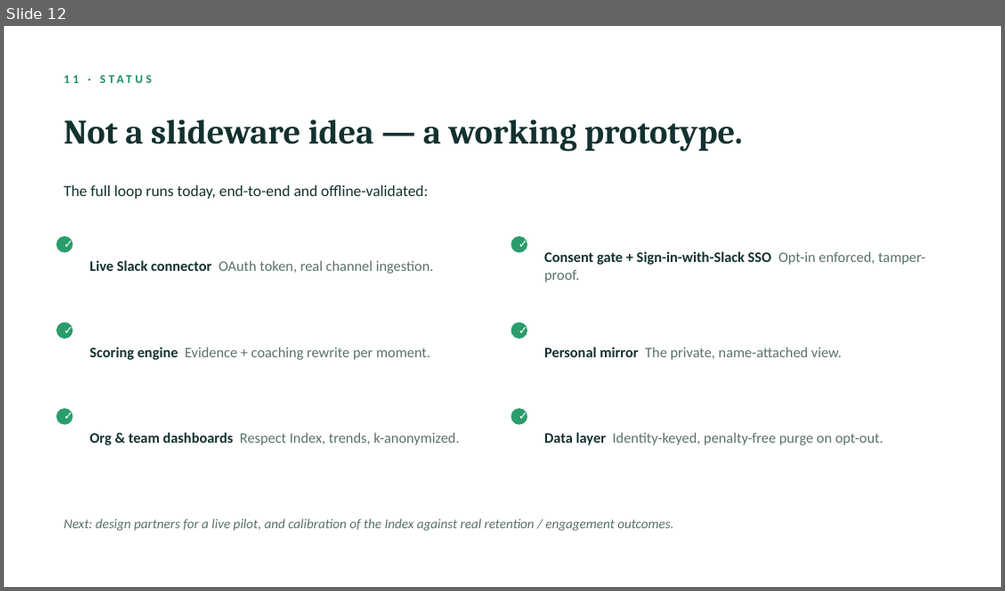
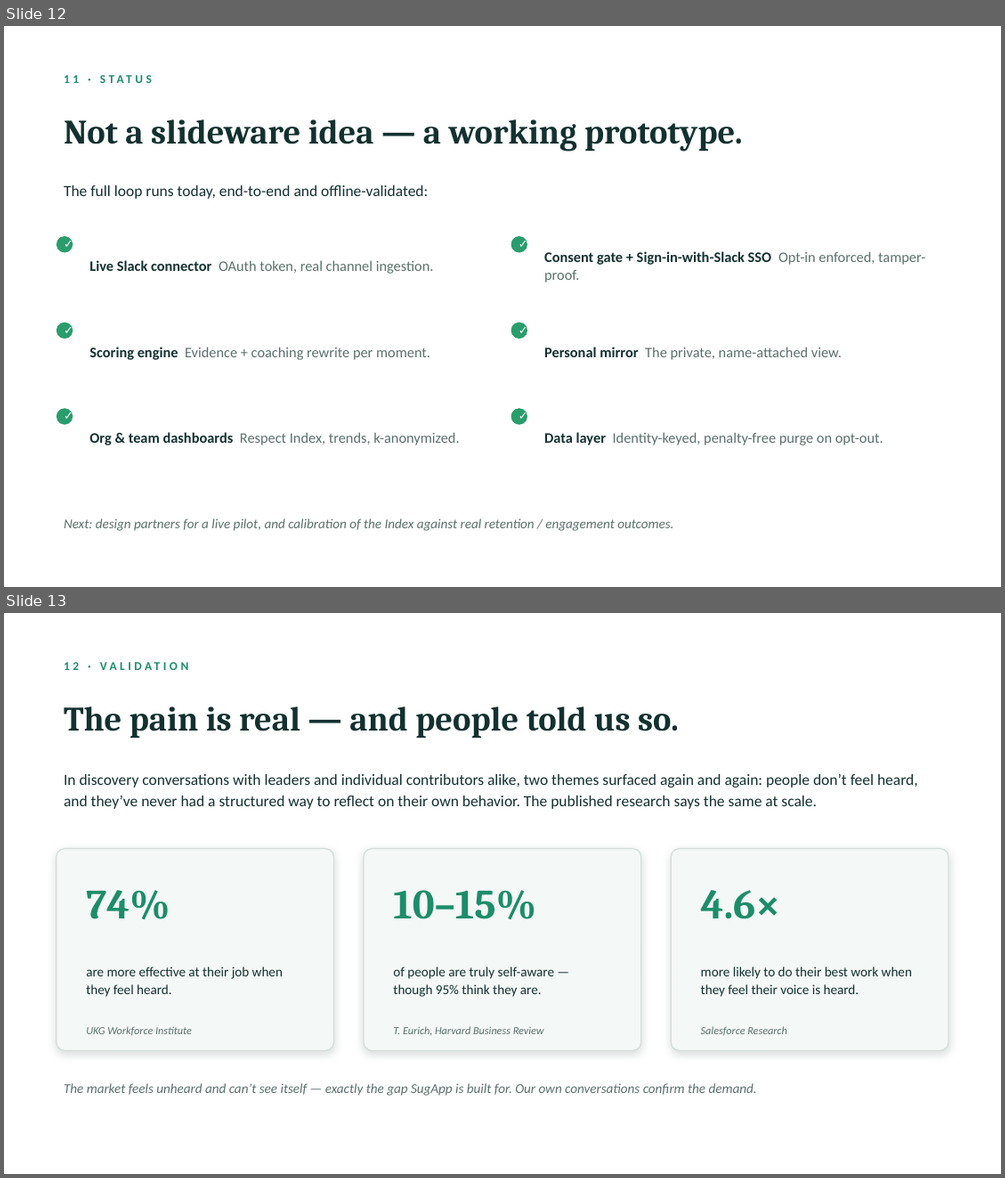
Before and after one commit to rcmannepalli/testapp, a slide deck: prototype/pitch/SugApp_Investor_Brief.pptx. Shown one above the other, each under a label of ours: slide 12 before the commit, slides 12 and 13 after it. The pictures are 1005x591 and 1005x1178 pixels, drawn with LibreOffice and Linux fonts; fonts in the diff are those of the drawing. Boxes give left, top, right and bottom in pixels: in the first picture for what was removed or moved away, otherwise in the second. Text is boxed around its words. In the diff, an @@ line names an element or a change of style, - is before the commit and + after.

```diff
--- a/prototype/pitch/SugApp_Investor_Brief.pptx
+++ b/prototype/pitch/SugApp_Investor_Brief.pptx
@@ slide 13 added at <box>4,613,1001,1174</box>, background #FFFFFF @@
@@ text added at <box>57,654,948,676</box>, 11.5 pt, text #1C8D69, bold @@
+12 · VALIDATION
@@ text added at <box>64,706,679,738</box>, 33 pt, text #12312F, bold @@
+The pain is real — and people told us so.
@@ text added at <box>64,774,918,809</box>, 15 pt, text #12312F @@
+In discovery conversations with leaders and individual contributors alike, two themes surfaced again and again: people don’t feel heard, and they’ve never had a structured way to reflect on their own behavior. The published research says the same at scale.
@@ rounded rectangle added at <box>57,849,334,1051</box>, fill #F4F8F6, outline #D2DED9 1 pt @@
@@ rounded rectangle added at <box>364,849,641,1051</box>, fill #F4F8F6, outline #D2DED9 1 pt @@
@@ rounded rectangle added at <box>671,849,948,1051</box>, fill #F4F8F6, outline #D2DED9 1 pt @@
@@ text added at <box>86,890,170,920</box>, 40 pt, text #1C8D69, bold @@
+74%
@@ text added at <box>393,890,536,919</box>, 40 pt, text #1C8D69, bold @@
+10–15%
@@ text added at <box>701,890,780,919</box>, 40 pt, text #1C8D69, bold @@
+4.6×
@@ text added at <box>86,966,283,997</box>, 13 pt, text #12312F @@
+are more effective at their job when they feel heard.
@@ text added at <box>393,966,554,997</box>, 13 pt, text #12312F @@
+of people are truly self-aware — though 95% think they are.
@@ text added at <box>701,966,912,997</box>, 13 pt, text #12312F @@
+more likely to do their best work when they feel their voice is heard.
@@ text added at <box>86,1026,192,1036</box>, 10.5 pt, text #5A716C, italic @@
+UKG Workforce Institute
@@ text added at <box>393,1026,544,1035</box>, 10.5 pt, text #5A716C, italic @@
+T. Eurich, Harvard Business Review
@@ text added at <box>701,1026,787,1036</box>, 10.5 pt, text #5A716C, italic @@
+Salesforce Research
@@ text added at <box>64,1083,757,1095</box>, 13 pt, text #5A716C, italic @@
+The market feels unheard and can’t see itself — exactly the gap SugApp is built for. Our own conversations confirm the demand.
```
Also in this commit, not shown: 1 slide changed, 1 other slide added, 4 other files.
